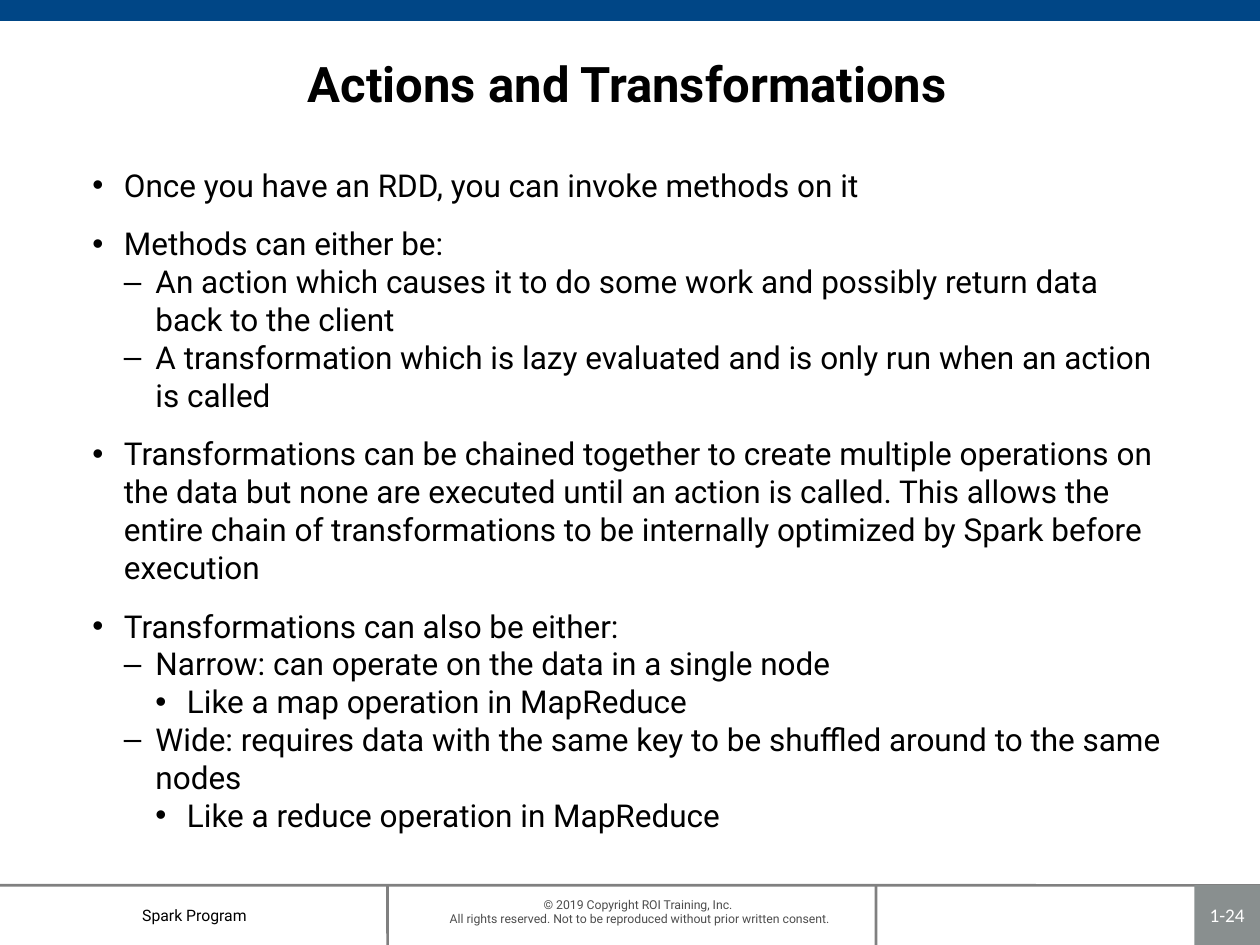
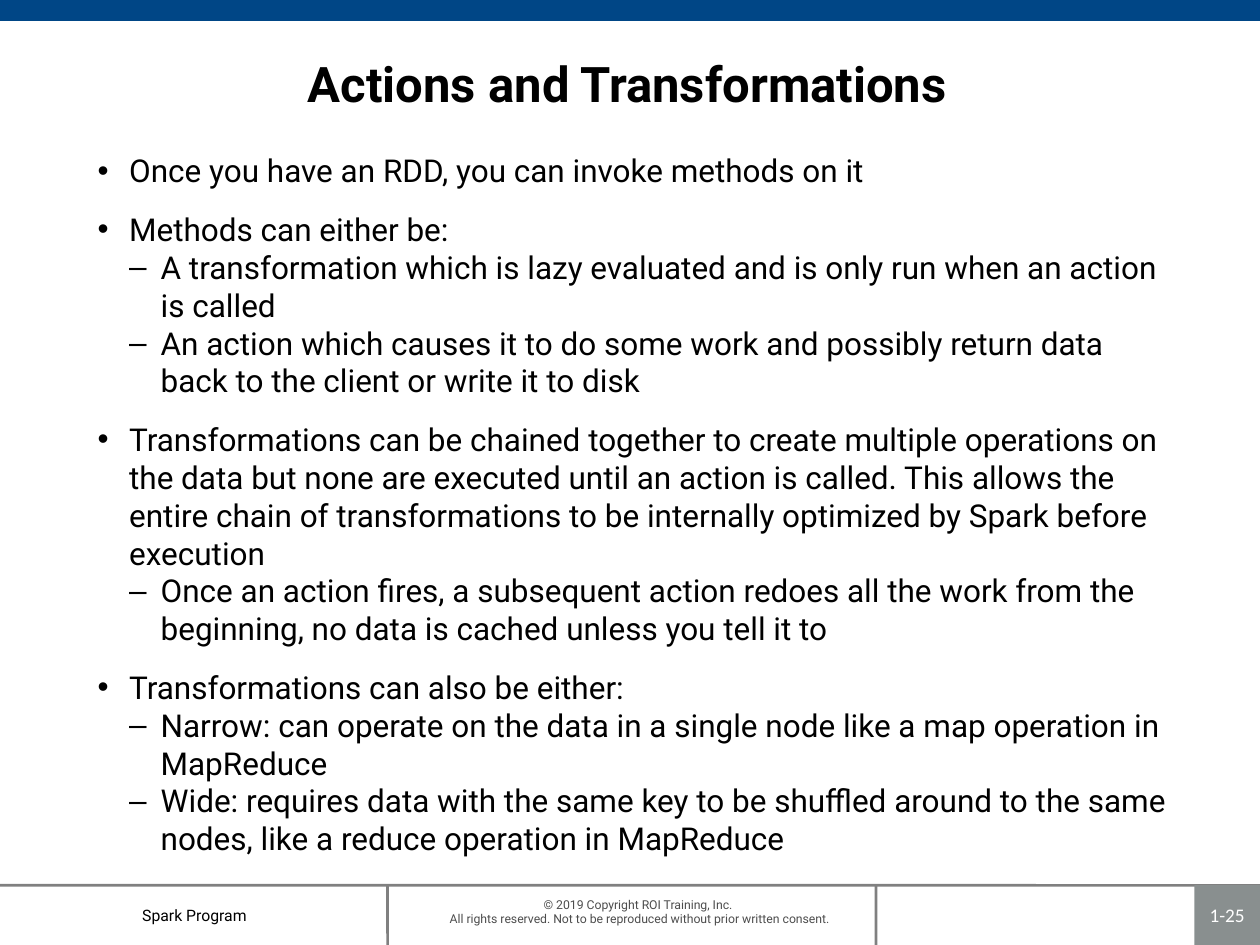
Before and after one commit to roitraining/SparkProgram, a slide deck: slide 25 of Day1/Day1_IntroToSpark.pptx (slide 24 before the commit). Drawn at 1260x945 pixels with LibreOffice and Linux fonts; fonts in the diff are those of the drawing; background and template pictures are left out. Boxes give left, top, right and bottom in pixels: in the first picture for what was removed or moved away, otherwise in the second. Text is boxed around its words. In the diff, an @@ line names an element or a change of style, - is before the commit and + after.

Commit message:
2.0.2

```diff
--- a/Day1/Day1_IntroToSpark.pptx
+++ b/Day1/Day1_IntroToSpark.pptx
@@ text "Once you have an RDD, ..." moved from (x1=124, y1=173, x2=1161, y2=834) to (x1=129, y1=158, x2=1166, y2=857) @@
@@ text at (x1=155, y1=269, x2=1098, y2=332): paragraph removed @@
-  – An action which causes it to do some work and possibly return data back to the client
@@ text at (x1=161, y1=331, x2=1103, y2=393): paragraph added @@
+  – An action which causes it to do some work and possibly return data back to the client or write it to disk
@@ text at (x1=161, y1=578, x2=1134, y2=647): paragraph added @@
+  – Once an action fires, a subsequent action redoes all the work from the beginning, no data is cached unless you tell it to
@@ text at (x1=161, y1=713, x2=1166, y2=857): text changed @@
-  – Narrow: can operate on the data in a single node
-    • Like a map operation in MapReduce
-  – Wide: requires data with the same key to be shuffled around to the same nodes
-    • Like a reduce operation in MapReduce
+  – Narrow: can operate on the data in a single node like a map operation in MapReduce
+  – Wide: requires data with the same key to be shuffled around to the same nodes, like a reduce operation in MapReduce
@@ page number at (x1=1210, y1=909, x2=1245, y2=922): text changed @@
-1-24
+1-25
```
Also in this commit, not shown: 10 other slides changed, 1 slide added.
